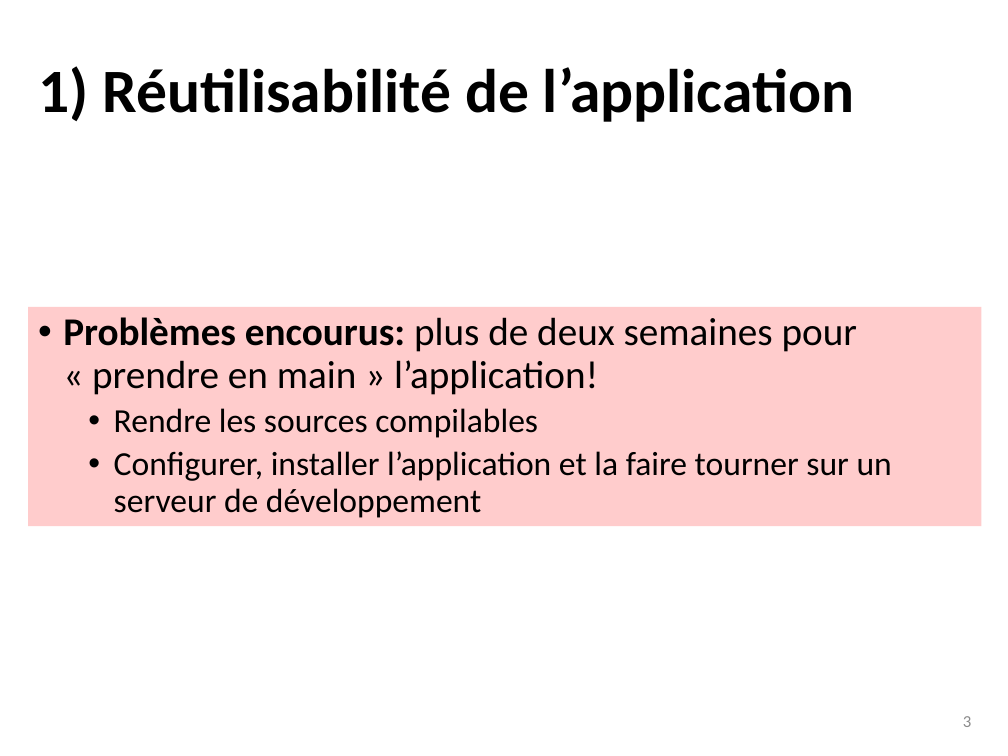
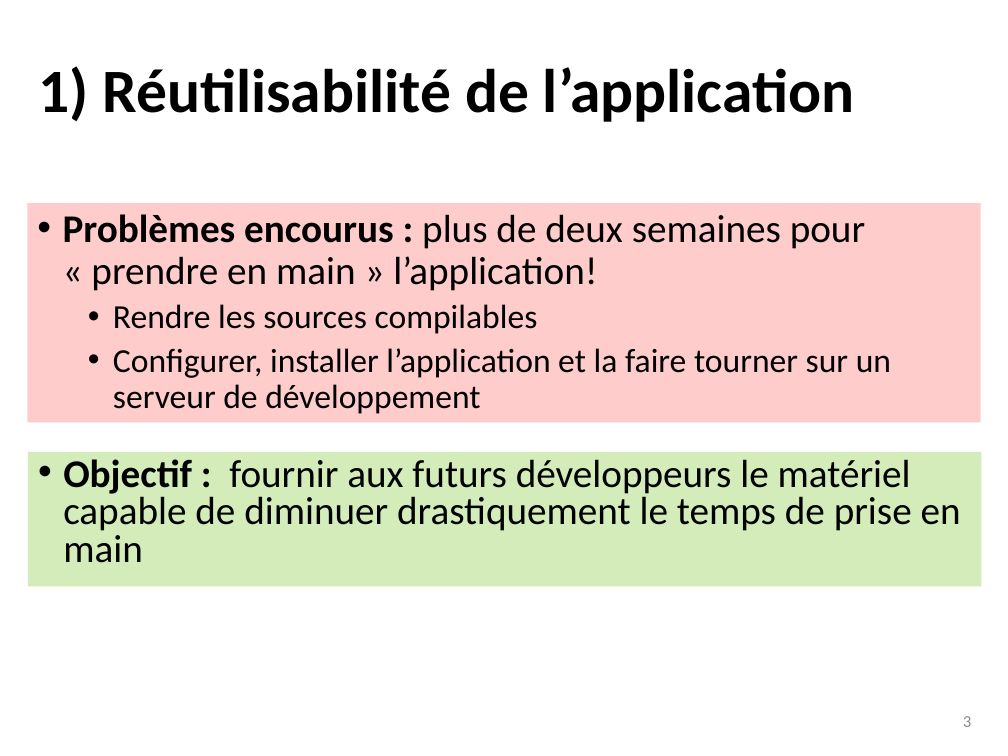
Before and after one commit to dosi-slides/2015_10_geomedia, a slide deck: slide 3 of slides.pptx. Drawn at 1008x756 pixels with LibreOffice and Linux fonts; fonts in the diff are those of the drawing. Boxes give left, top, right and bottom in pixels: in the first picture for what was removed or moved away, otherwise in the second. Text is boxed around its words. In the diff, an @@ line names an element or a change of style, - is before the commit and + after.

Commit message:
save

```diff
--- a/slides.pptx
+++ b/slides.pptx
@@ text "Problèmes encourus : plus de ..." moved from (x1=28, y1=306, x2=982, y2=526) to (x1=27, y1=204, x2=981, y2=423) @@
@@ text at (x1=63, y1=214, x2=865, y2=291): spaces changed @@
-• Problèmes encourus: plus de deux semaines pour « prendre en main » l’application!
+• Problèmes encourus : plus de deux semaines pour « prendre en main » l’application!
@@ rectangle added at (x1=28, y1=452, x2=982, y2=586), fill #D3ECB9, 28 pt, text #000000 @@
+• Objectif : fournir aux futurs développeurs le matériel capable de diminuer drastiquement le temps de prise en main
```
Also in this commit, not shown: 3 other slides changed, 7 slides added.
